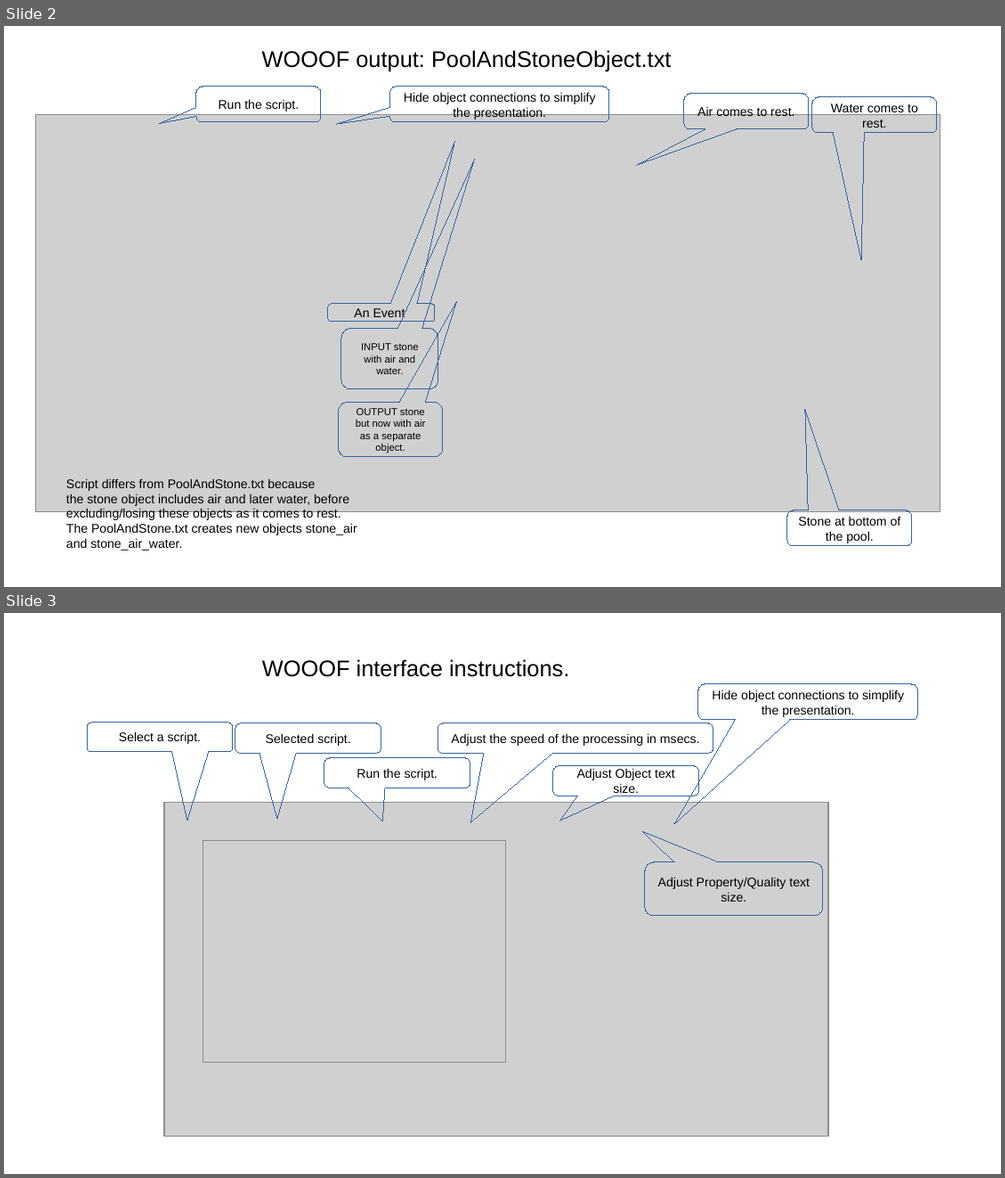
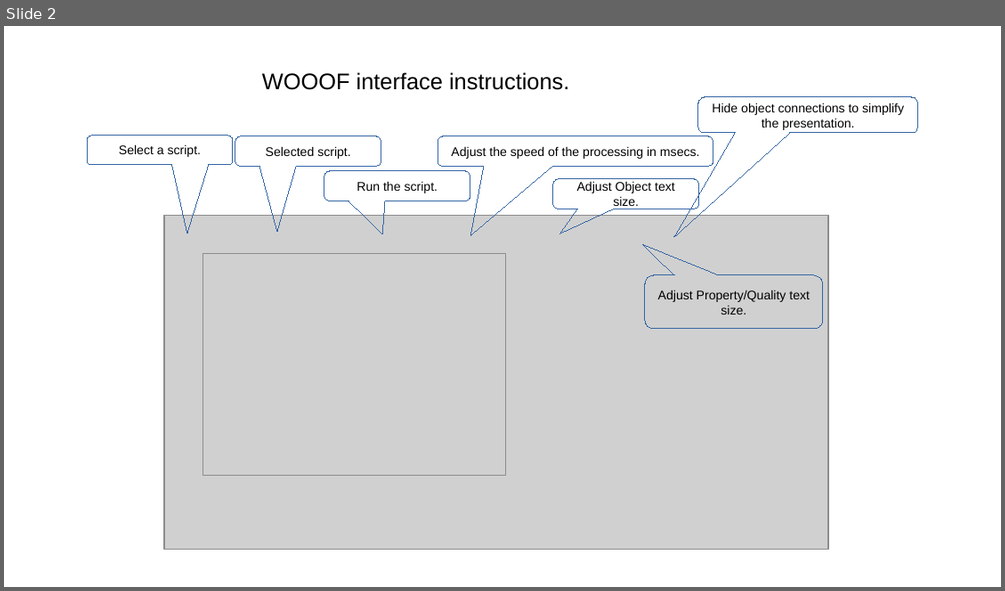
Before and after one commit to RobinBaines/OOO3, a slide deck: WOOOFNotes.odp. Shown one above the other, each under a label of ours: slides 2 and 3 before the commit, slide 2 after it. The pictures are 1005x1178 and 1005x591 pixels, drawn with LibreOffice and Linux fonts; fonts in the diff are those of the drawing; grey boxes stand for pictures. Boxes give left, top, right and bottom in pixels: in the first picture for what was removed or moved away, otherwise in the second. Text is boxed around its words. In the diff, an @@ line names an element or a change of style, - is before the commit and + after.

```diff
--- a/WOOOFNotes.odp
+++ b/WOOOFNotes.odp
@@ slide 2 removed at (4, 26, 1001, 587), background #FFFFFF @@
@@ text removed at (262, 50, 672, 72) @@
-WOOOF output: PoolAndStoneObject.txt
@@ rounded speech box removed at (196, 87, 322, 122) @@
-Run the script.
@@ rounded speech box removed at (390, 87, 610, 122) @@
-Hide object connections to simplify the presentation.
@@ rounded speech box removed at (684, 94, 809, 129) @@
-Air comes to rest.
@@ rounded speech box removed at (813, 97, 938, 133) @@
-Water comes to rest.
@@ picture removed at (36, 115, 940, 512) @@
@@ rounded speech box removed at (328, 304, 435, 321) @@
-An Event
@@ rounded speech box removed at (341, 328, 438, 390) @@
-INPUT stone with air and water.
@@ rounded speech box removed at (339, 402, 443, 458) @@
-OUTPUT stone but now with air as a separate object.
@@ text removed at (66, 478, 357, 550) @@
-Script differs from PoolAndStone.txt because
-the stone object includes air and later water, before
-excluding/losing these objects as it comes to rest.
-The PoolAndStone.txt creates new objects stone_air
-and stone_air_water.
@@ rounded speech box removed at (787, 510, 912, 545) @@
-Stone at bottom of the pool.
@@ what was slide 3 is now slide 2 @@
```
Also in this commit, not shown: 1 other file.
